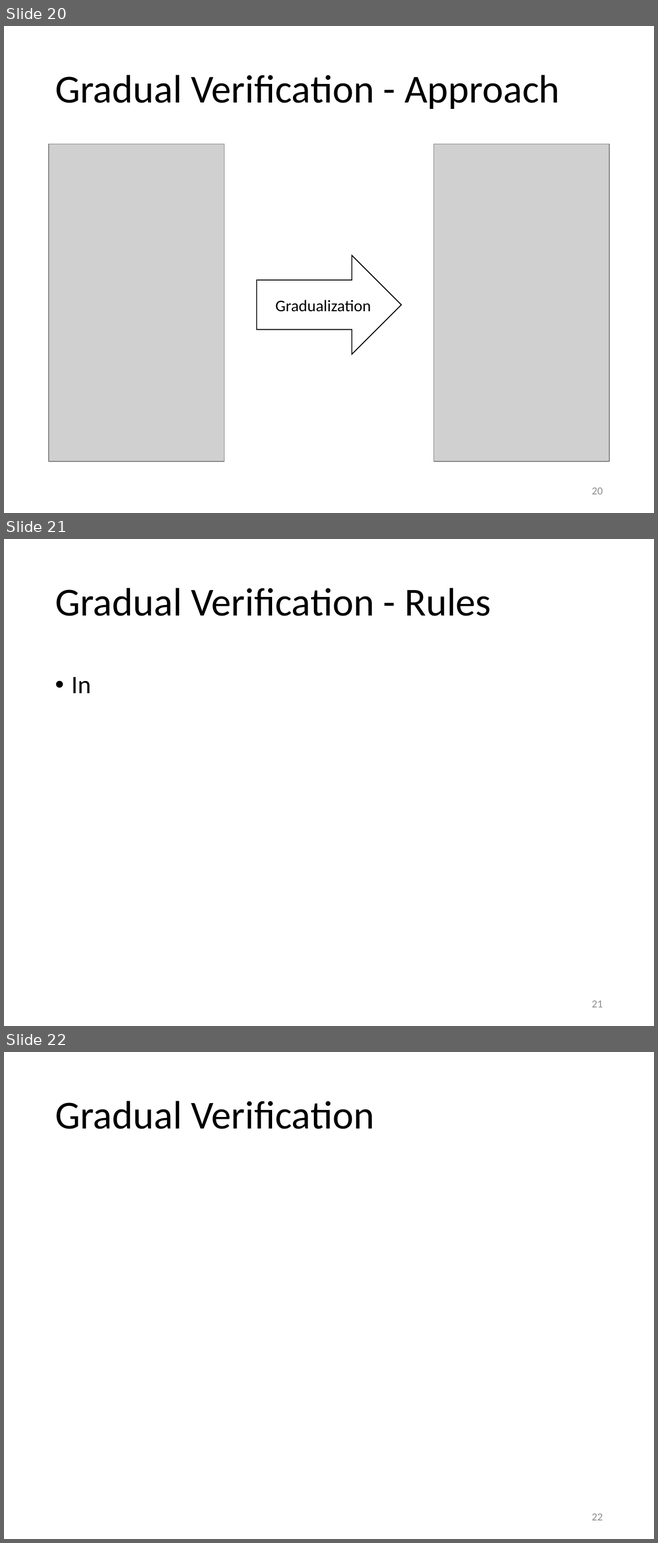
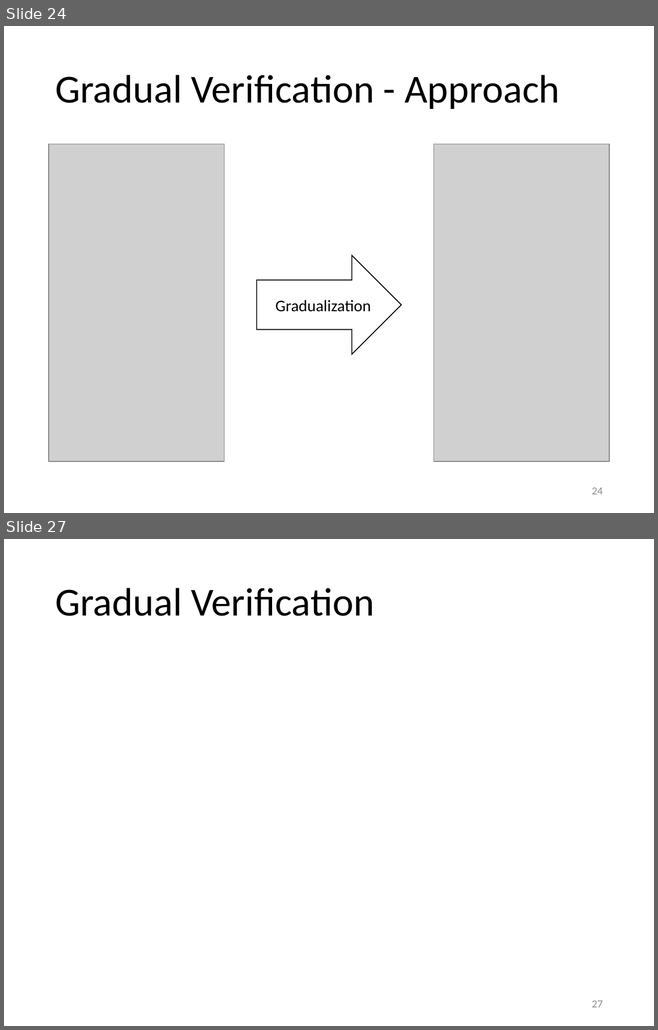
Before and after one commit to olydis/GradVerThesis, a slide deck: presentation/PLunch.pptm. Shown one above the other, each under a label of ours: slides 20, 21 and 22 before the commit, slides 24 and 27 after it; the slides between them are not shown. The pictures are 658x1543 and 658x1030 pixels, drawn with LibreOffice and Linux fonts; fonts in the diff are those of the drawing; grey boxes stand for pictures. Boxes give left, top, right and bottom in pixels: in the first picture for what was removed or moved away, otherwise in the second. Text is boxed around its words. In the diff, an @@ line names an element or a change of style, - is before the commit and + after.

```diff
--- a/presentation/PLunch.pptm
+++ b/presentation/PLunch.pptm
@@ slide 21 removed at bbox=[4, 539, 654, 1026], background #FFFFFF @@
@@ title removed at bbox=[55, 588, 491, 616] @@
-Gradual Verification - Rules
@@ text removed at bbox=[71, 677, 91, 693] @@
-• In
@@ page number removed at bbox=[592, 1001, 603, 1008] @@
-21
@@ what was slide 20 is now slide 24 @@
@@ page number at bbox=[592, 488, 603, 495]: text changed @@
-20
+24
@@ what was slide 22 is now slide 27 @@
@@ page number at bbox=[592, 1001, 603, 1008]: text changed @@
-22
+27
```
Also in this commit, not shown: 2 slides changed, 6 slides added, 3 other files.
